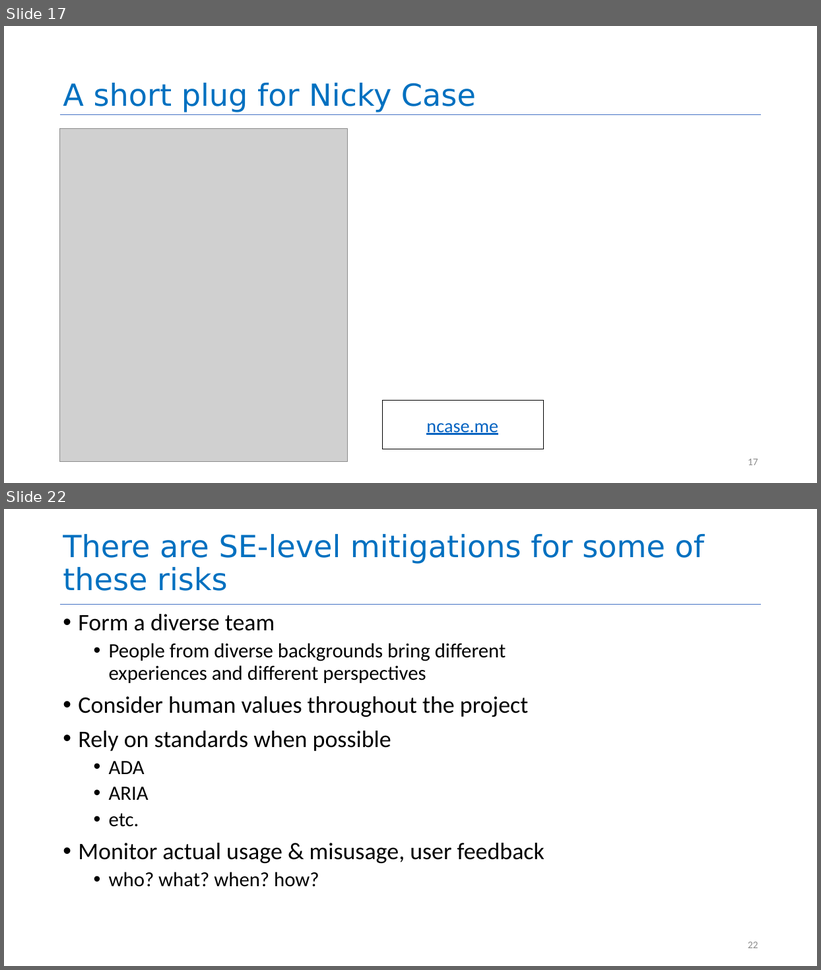
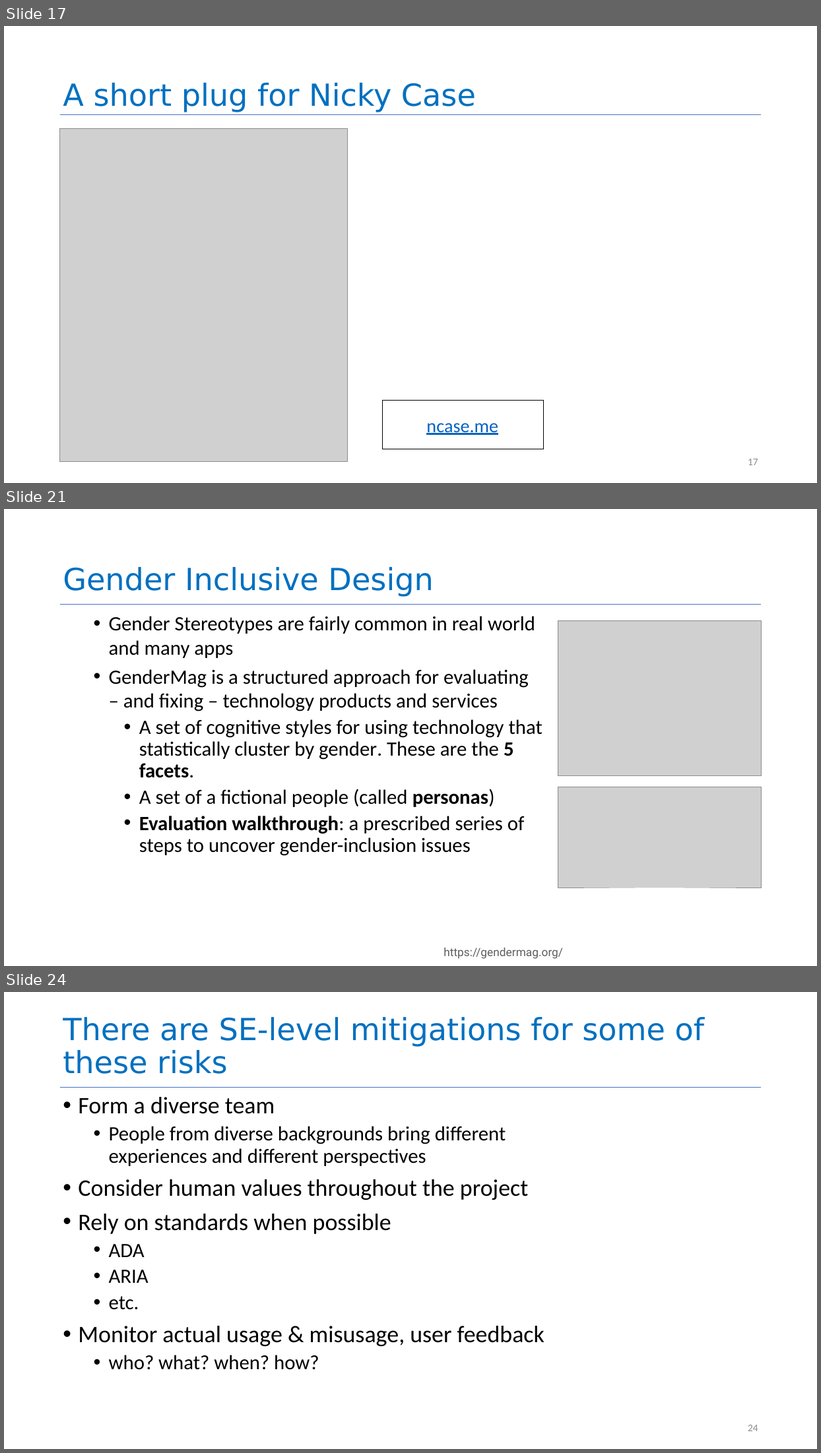
Before and after one commit to neu-se/CS4530-Fall-2025, a slide deck: Slides/Module 16A Engineering Ethical Software.pptx. Shown one above the other, each under a label of ours: slides 17 and 22 before the commit, slides 17, 21 and 24 after it; the slides between them are not shown. The pictures are 821x970 and 821x1453 pixels, drawn with LibreOffice and Linux fonts; fonts in the diff are those of the drawing; grey boxes stand for pictures. Boxes give left, top, right and bottom in pixels: in the first picture for what was removed or moved away, otherwise in the second. Text is boxed around its words. In the diff, an @@ line names an element or a change of style, - is before the commit and + after.

```diff
--- a/Slides/Module 16A Engineering Ethical Software.pptx
+++ b/Slides/Module 16A Engineering Ethical Software.pptx
@@ slide 21 added at (4, 509, 817, 966), background #FFFFFF; not listed: 1 template element that a slide beside it also shows @@
@@ title added at (63, 567, 433, 597), 72 pt, text #0070C0 @@
+Gender Inclusive Design
@@ text added at (109, 616, 543, 856), 48 pt, text #000000 @@
+  • Gender Stereotypes are fairly common in real world and many apps
+  • GenderMag is a structured approach for evaluating – and fixing – technology products and services
+    • A set of cognitive styles for using technology that statistically cluster by gender. These are the 5 facets.
+    • A set of a fictional people (called personas)
+    • Evaluation walkthrough: a prescribed series of steps to uncover gender-inclusion issues
@@ picture added at (558, 621, 761, 776) @@
@@ picture added at (558, 787, 761, 888) @@
@@ text added at (444, 948, 563, 959), 27 pt, text #5E5E5E @@
+https://gendermag.org/
@@ what was slide 22 is now slide 24 @@
@@ page number at (748, 1425, 758, 1432): text changed @@
-22
+24
```
Also in this commit, not shown: 2 slides changed, 6 other slides added, 10 slides removed, 1 other file.
